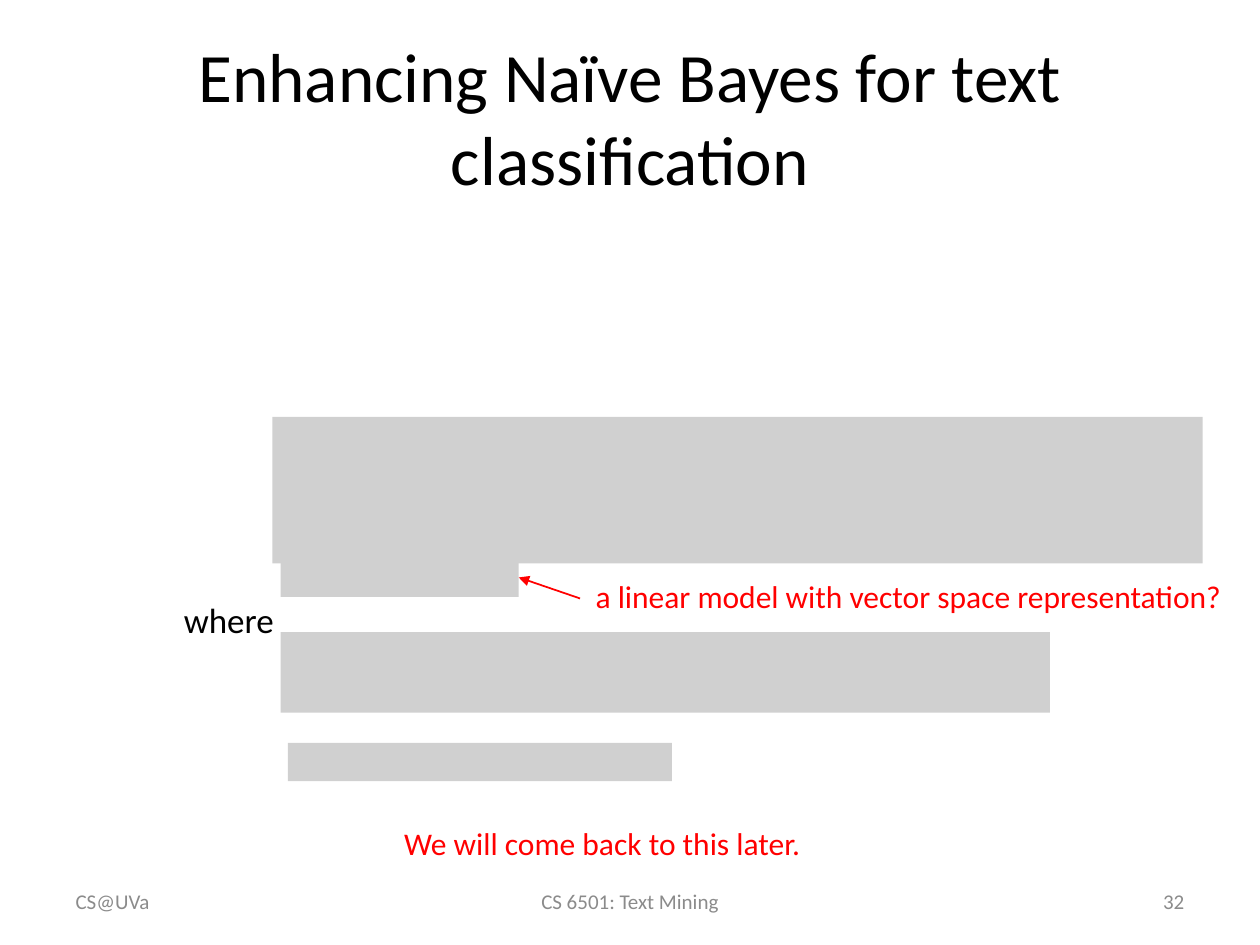
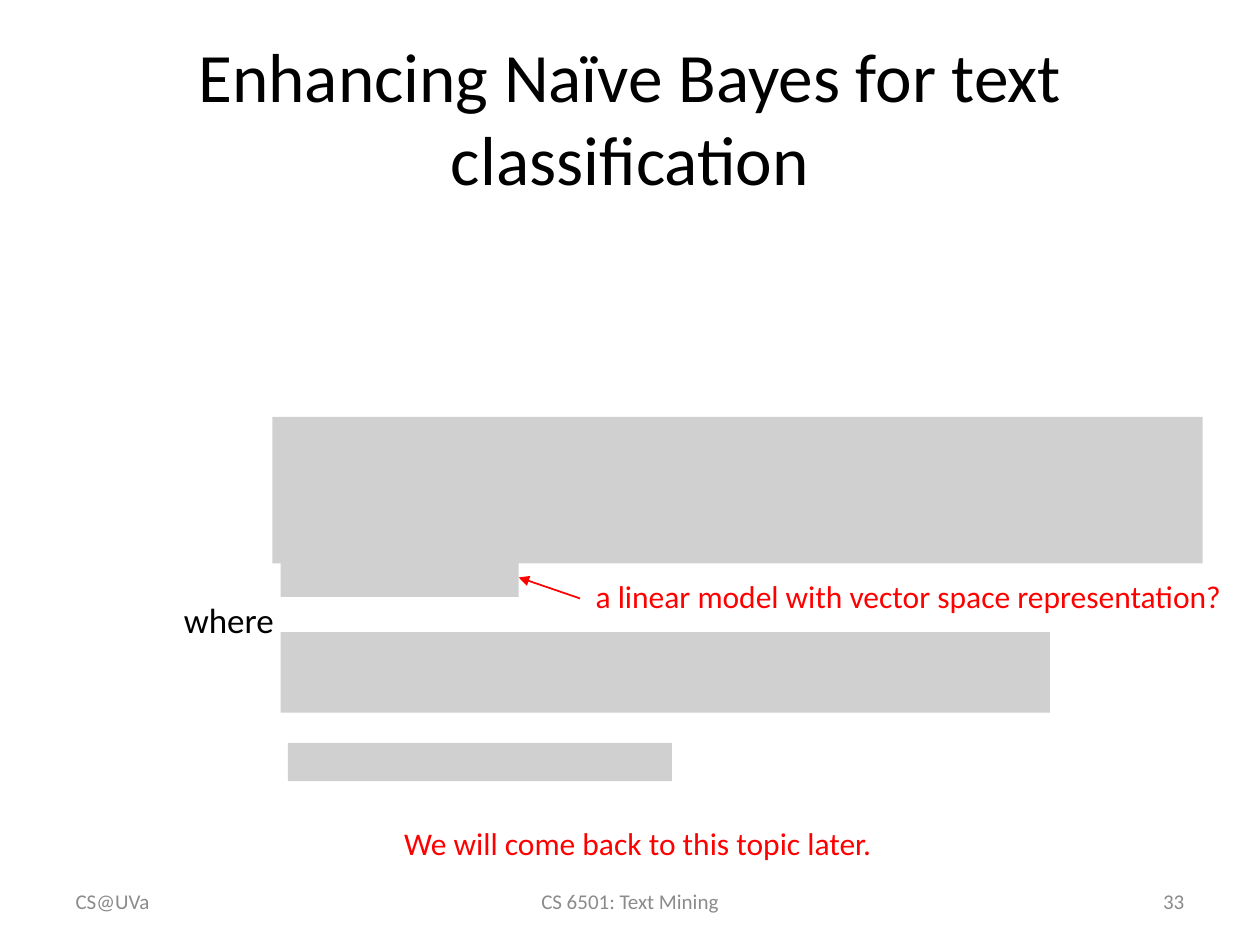
Before and after one commit to wang296/CS6501-Text-Mining, a slide deck: slide 33 of docs/kNN & Naïve Bayes.pptx (slide 32 before the commit). Drawn at 1260x945 pixels with LibreOffice and Linux fonts; fonts in the diff are those of the drawing; grey boxes stand for pictures. Boxes give left, top, right and bottom in pixels: in the first picture for what was removed or moved away, otherwise in the second. Text is boxed around its words. In the diff, an @@ line names an element or a change of style, - is before the commit and + after.

```diff
--- a/docs/kNN & Naïve Bayes.pptx
+++ b/docs/kNN & Naïve Bayes.pptx
@@ text at bbox=[404, 833, 871, 860]: text changed @@
-We will come back to this later.
+We will come back to this topic later.
@@ page number at bbox=[1163, 895, 1184, 909]: text changed @@
-32
+33
```
Also in this commit, not shown: 5 other slides changed, 2 slides added, 5 other files.
